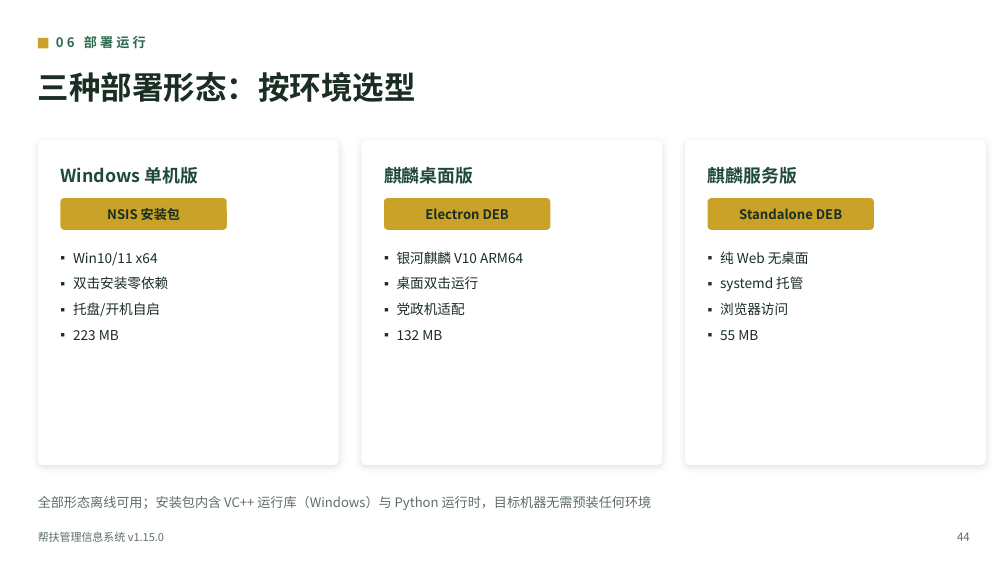
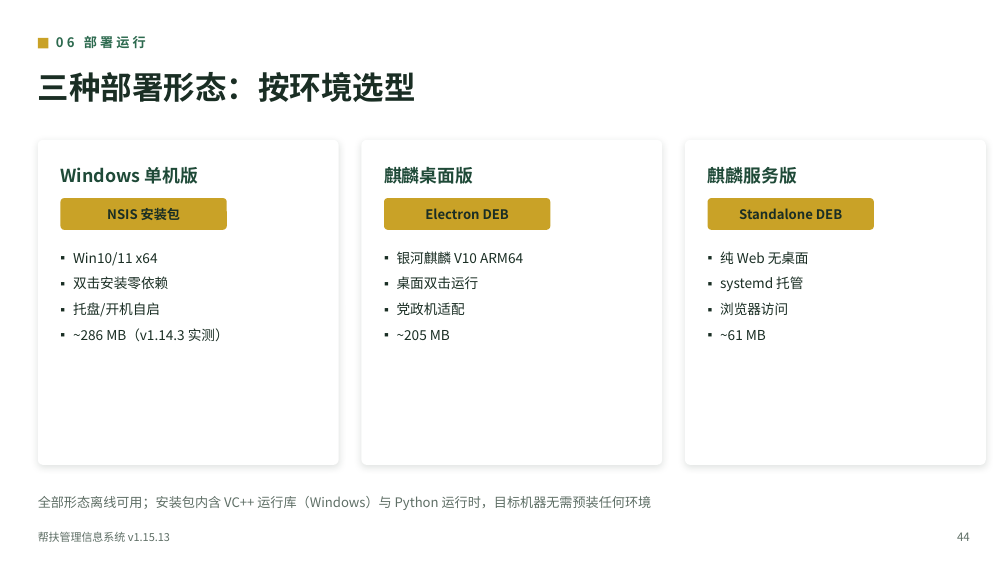
Before and after one commit to lzh745200/MRRS, a slide deck: slide 46 of docs/帮扶管理信息系统介绍.pptx. Drawn at 1008x567 pixels with LibreOffice and Linux fonts; fonts in the diff are those of the drawing. Boxes give left, top, right and bottom in pixels: in the first picture for what was removed or moved away, otherwise in the second. Text is boxed around its words. In the diff, an @@ line names an element or a change of style, - is before the commit and + after.

```diff
--- a/docs/帮扶管理信息系统介绍.pptx
+++ b/docs/帮扶管理信息系统介绍.pptx
@@ text at (73,328,229,341): text changed @@
-▪ 223 MB
+▪ ~286 MB（v1.14.3 实测）
@@ text at (397,330,450,340): text changed @@
-▪ 132 MB
+▪ ~205 MB
@@ text at (720,330,766,340): text changed @@
-▪ 55 MB
+▪ ~61 MB
@@ text at (38,532,170,542): text changed @@
-帮扶管理信息系统 v1.15.0
+帮扶管理信息系统 v1.15.13
```
Also in this commit, not shown: 42 other slides changed, 38 other files.
